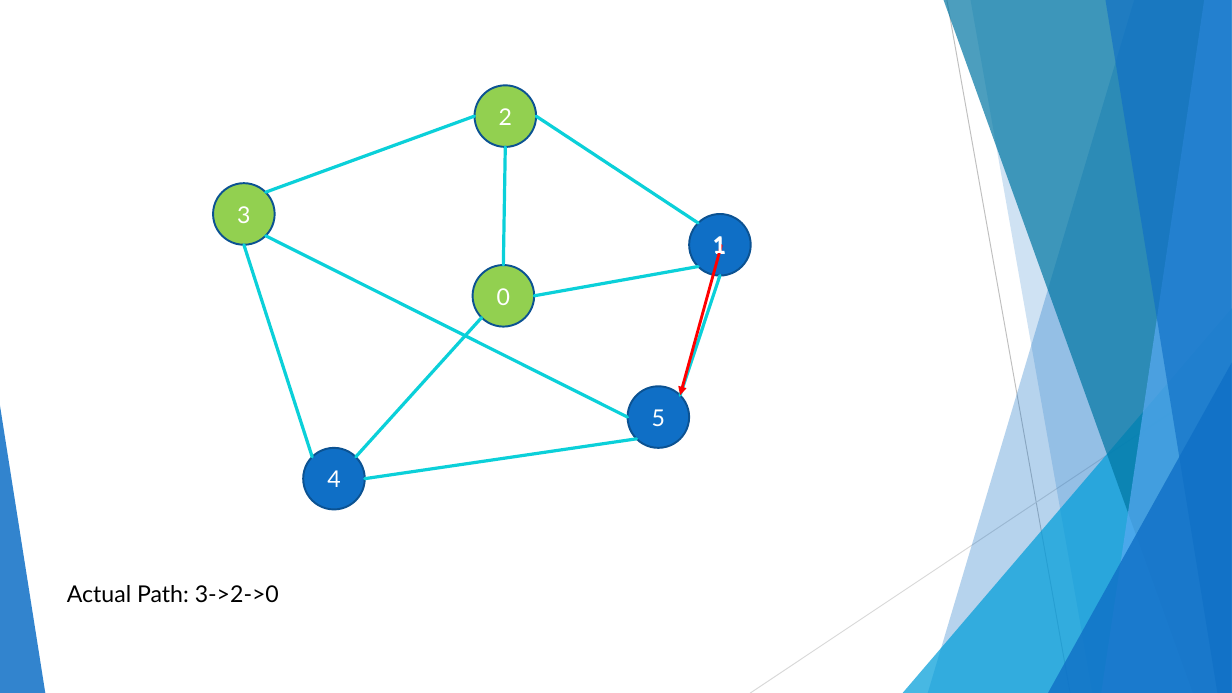
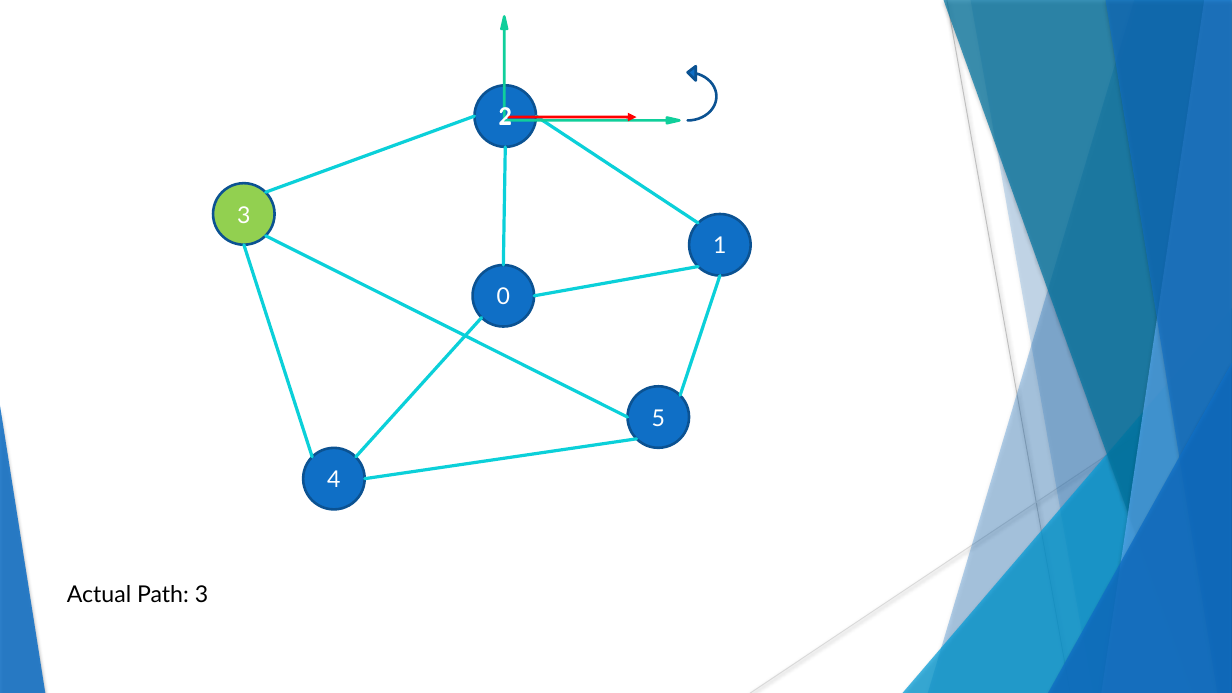
Before and after one commit to Spleentery/DA_TSP_Project-2, a slide deck: slide 16 of docs/Project 2.pptx. Drawn at 1232x693 pixels with LibreOffice and Linux fonts; fonts in the diff are those of the drawing. Boxes give left, top, right and bottom in pixels: in the first picture for what was removed or moved away, otherwise in the second. Text is boxed around its words. In the diff, an @@ line names an element or a change of style, - is before the commit and + after.

```diff
--- a/docs/Project 2.pptx
+++ b/docs/Project 2.pptx
@@ left up arrow added at box(502, 17, 680, 124), fill #10CF9B, outline #10CF9B 2 pt @@
@@ freeform shape at box(970, 0, 1232, 693): shadow on; outline redrawn @@
@@ ellipse "2" at box(475, 85, 537, 147): fill #92D050 to #0F6FC6; outline #0B5292 1.5 pt to #0B5292 2 pt @@
@@ curved up arrow added at box(688, 65, 717, 121), fill #0F6FC6, outline #0B5292 2 pt @@
@@ text added at box(499, 105, 512, 125), 18 pt, text #FFFFFF, bold @@
+2
@@ freeform shape added at box(508, 117, 637, 117), outline #FF0000 2.25 pt @@
@@ ellipse "1" at box(689, 214, 751, 276): outline #0B5292 1.5 pt to #0B5292 2 pt @@
@@ text removed at box(713, 236, 726, 259) @@
-1
@@ ellipse "0" at box(472, 265, 534, 327): fill #92D050 to #0F6FC6; outline #0B5292 1.5 pt to #0B5292 2 pt @@
@@ arrow removed from (722, 246) to (680, 396) @@
@@ ellipse "5" at box(628, 386, 689, 448): outline #0B5292 1.5 pt to #0B5292 2 pt @@
@@ shadow on in 7 elements at box(928, 0, 1232, 693), box(903, 308, 1232, 693), box(944, 0, 1232, 693), box(1102, 0, 1232, 693), box(1105, 0, 1232, 693), box(1048, 363, 1232, 693), box(0, 406, 45, 693) @@
@@ text at box(67, 585, 208, 603): text changed @@
-Actual Path: 3->2->0
+Actual Path: 3
```
Also in this commit, not shown: 22 other slides changed, 6 slides added, 1 slide removed, 3 other files.
